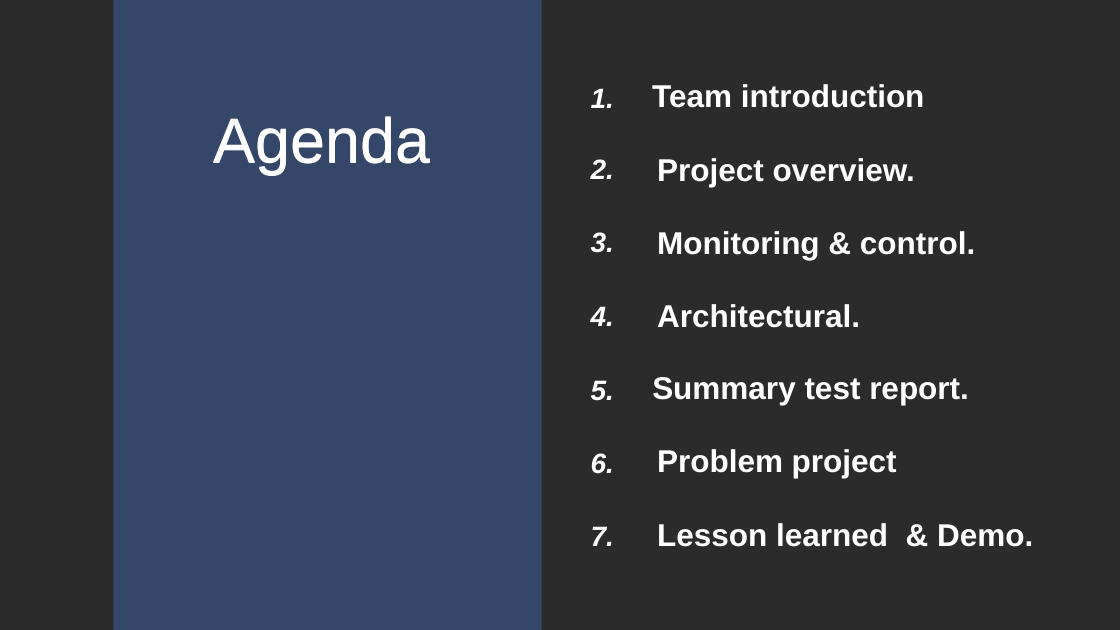
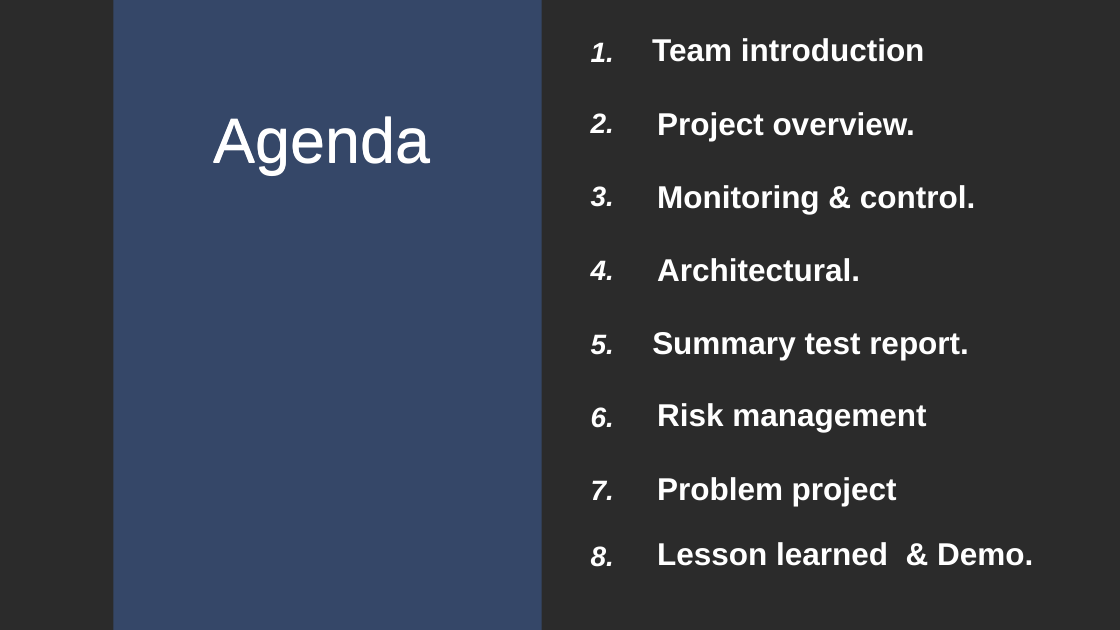
Before and after one commit to DamianHuynh/Capstone-Project, a slide deck: slide 2 of Improgress/PM-3.pptx. Drawn at 1120x630 pixels with LibreOffice and Linux fonts; fonts in the diff are those of the drawing; background and template pictures are left out; a plain dark background stands for a picture behind light text. Boxes give left, top, right and bottom in pixels: in the first picture for what was removed or moved away, otherwise in the second. Text is boxed around its words. In the diff, an @@ line names an element or a change of style, - is before the commit and + after.

```diff
--- a/Improgress/PM-3.pptx
+++ b/Improgress/PM-3.pptx
@@ text added at (x1=657, y1=403, x2=926, y2=432), 27 pt, text #FFFFFF, bold @@
+Risk management
@@ 12 texts moved together from (x1=591, y1=84, x2=975, y2=546) to (x1=591, y1=38, x2=975, y2=500) @@
@@ text "Problem project" moved from (x1=657, y1=449, x2=897, y2=478) to (x1=657, y1=477, x2=897, y2=506) @@
@@ text "Lesson learned & Demo." moved from (x1=657, y1=523, x2=1033, y2=547) to (x1=657, y1=542, x2=1033, y2=566) @@
@@ text added at (x1=591, y1=546, x2=614, y2=567), 24 pt, text #FFFFFF, bold, italic @@
+8.
```
Also in this commit, not shown: 3 other slides changed, 3 slides added, 1 slide removed.
